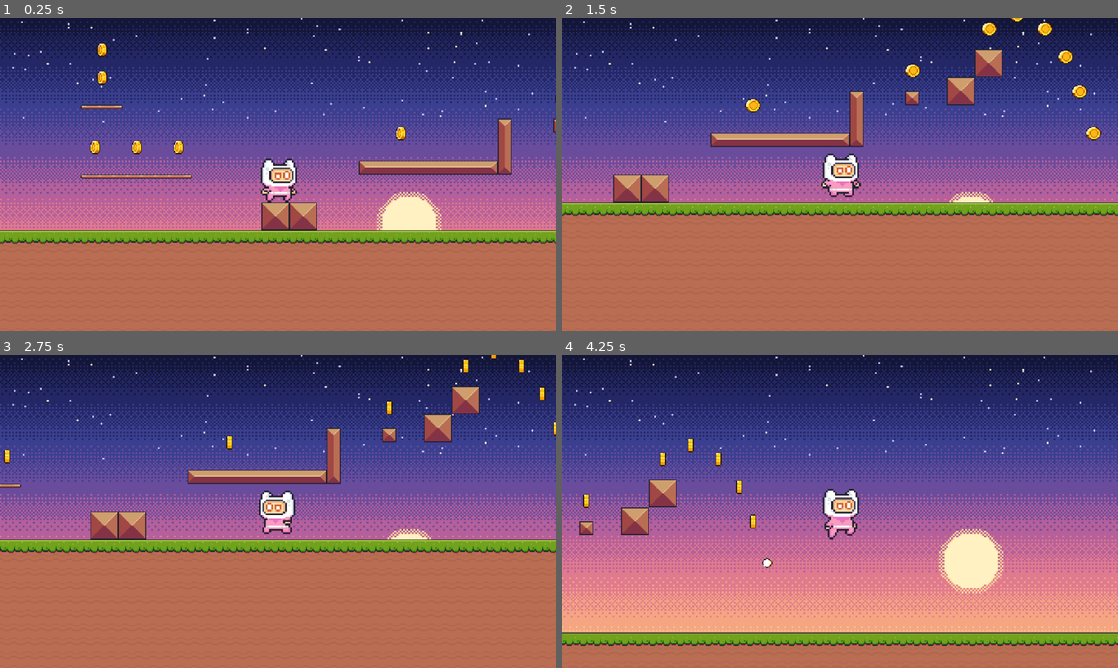
Above: before the commit, frames 1-4 (two rows, left to right).
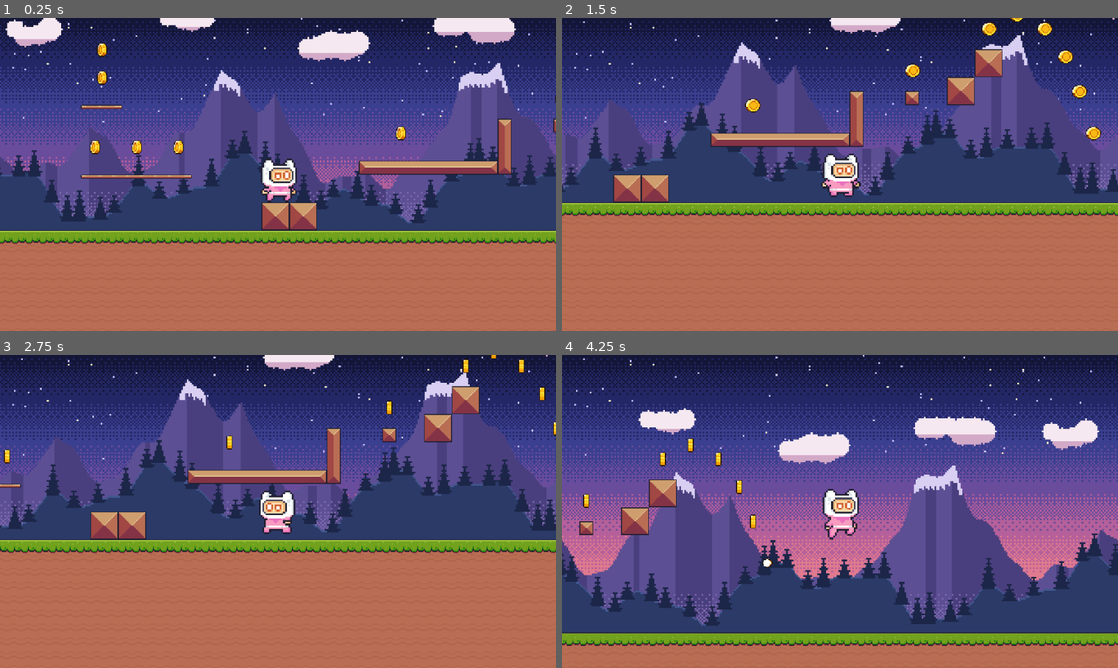
Above: after the commit, the same moments.

Repository: Alestln/first_game
Game: Godot game, scene res://Scenes/world.tscn
Same seed, same stepped clock (60 frames per second), same inputs: the game is played once before the commit and once after it.
Inputs:
- Up to frame 1 (0.25 s): no input
- Up to frame 2 (1.5 s): hold D (move_right) from 0.53 s (still down); tap Space (jump) at 0.77 s
- Up to frame 3 (2.75 s): tap Space (jump) at 1.52 s; release D (move_right) at 2.03 s; hold A (move_left) from 2.03 s (still down)
- Up to frame 4 (4.25 s): release A (move_left) at 2.78 s; hold D (move_right) from 2.78 s (still down); tap Space (jump) at 3.02, 3.77 s

The runs differ from the first frame. In frame 1, 25% of the frame differs, in the area x 0-100%, y 0-68%; in frame 2, 23%; in frame 3, 22%; in frame 4, 33%, in the area x 0-100%, y 16-89%.

Commit message:
Step 3: parallax background (Parallax2D x3)

Diff:
--- a/Scenes/world.tscn
+++ b/Scenes/world.tscn
@@ -4,6 +4,9 @@
 [ext_resource type="PackedScene" uid="uid://8p1yvuc4go0h" path="res://scenes/player.tscn" id="2_go701"]
 [ext_resource type="PackedScene" uid="uid://yfsd1w4reptb" path="res://scenes/coin.tscn" id="3_5a7ea"]
 [ext_resource type="Texture2D" path="res://assets/backgrounds/parallax_backgrounds/mountains/sky.png" id="4_sky"]
+[ext_resource type="Texture2D" path="res://assets/backgrounds/parallax_backgrounds/mountains/clouds.png" id="5_clouds"]
+[ext_resource type="Texture2D" path="res://assets/backgrounds/parallax_backgrounds/mountains/mountains_far.png" id="6_far"]
+[ext_resource type="Texture2D" path="res://assets/backgrounds/parallax_backgrounds/mountains/mountains_near.png" id="7_near"]
 
 [sub_resource type="TileSetAtlasSource" id="TileSetAtlasSource_5a7ea"]
 texture = ExtResource("1_go701")
@@ -130,6 +133,39 @@
 expand_mode = 1
 stretch_mode = 6
 
+[node name="Parallax" type="Node2D" parent="."]
+
+[node name="Clouds" type="Parallax2D" parent="Parallax"]
+scroll_scale = Vector2(0.1, 1)
+repeat_size = Vector2(640, 0)
+autoscroll = Vector2(-8, 0)
+repeat_times = 2
+
+[node name="Sprite" type="Sprite2D" parent="Parallax/Clouds"]
+position = Vector2(0, -60)
+texture = ExtResource("5_clouds")
+centered = false
+
+[node name="MountainsFar" type="Parallax2D" parent="Parallax"]
+scroll_scale = Vector2(0.2, 1)
+repeat_size = Vector2(640, 0)
+repeat_times = 2
+
+[node name="Sprite" type="Sprite2D" parent="Parallax/MountainsFar"]
+position = Vector2(0, -60)
+texture = ExtResource("6_far")
+centered = false
+
+[node name="MountainsNear" type="Parallax2D" parent="Parallax"]
+scroll_scale = Vector2(0.5, 1)
+repeat_size = Vector2(640, 0)
+repeat_times = 2
+
+[node name="Sprite" type="Sprite2D" parent="Parallax/MountainsNear"]
+position = Vector2(0, -60)
+texture = ExtResource("7_near")
+centered = false
+
 [node name="TileMapLayers" type="Node2D" parent="." unique_id=447153664]
 
 [node name="Environment" type="TileMapLayer" parent="TileMapLayers" unique_id=1379970960]
Binary file added: assets/backgrounds/parallax_backgrounds/mountains/clouds.png
Binary file added: assets/backgrounds/parallax_backgrounds/mountains/mountains_far.png
Binary file added: assets/backgrounds/parallax_backgrounds/mountains/mountains_near.png
